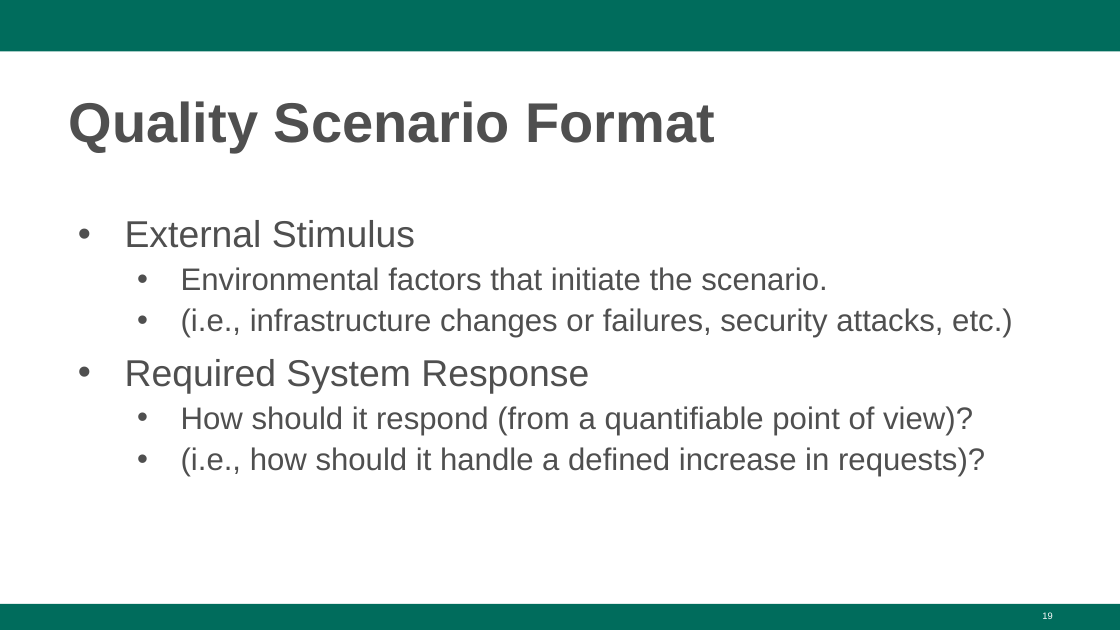
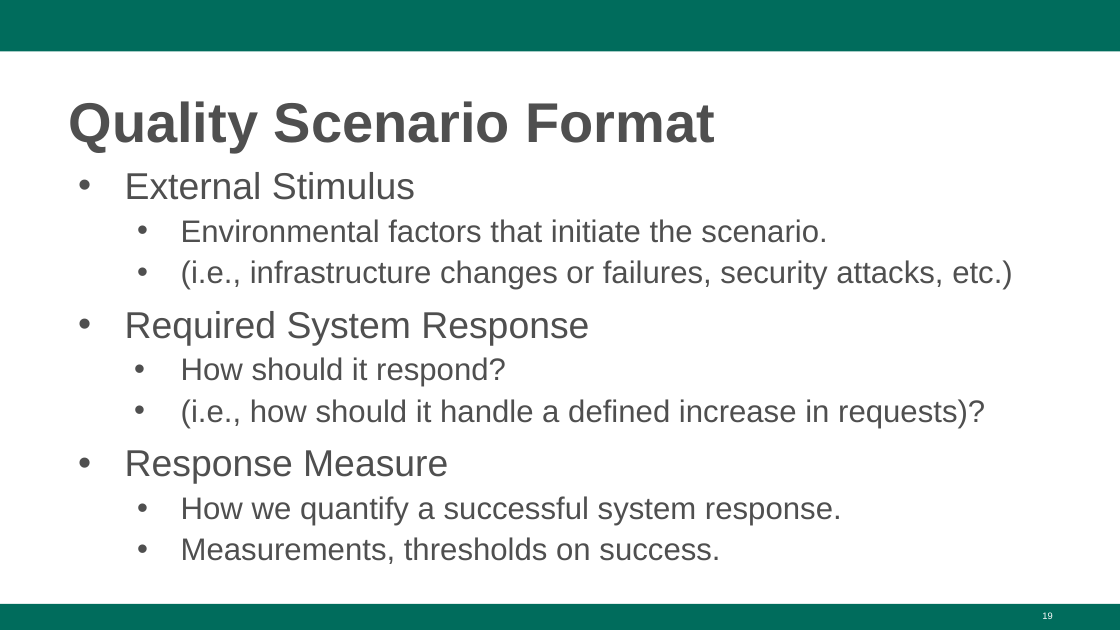
Before and after one commit to Greg4cr/Greg4cr.github.io, a slide deck: slide 19 of courses/spring20dit635/Lectures/Spring20-Lecture2-Dependability.pptx. Drawn at 1120x630 pixels with LibreOffice and Linux fonts; fonts in the diff are those of the drawing; background and template pictures are left out. Boxes give left, top, right and bottom in pixels: in the first picture for what was removed or moved away, otherwise in the second. Text is boxed around its words. In the diff, an @@ line names an element or a change of style, - is before the commit and + after.

Commit message:
Updating slides

```diff
--- a/courses/spring20dit635/Lectures/Spring20-Lecture2-Dependability.pptx
+++ b/courses/spring20dit635/Lectures/Spring20-Lecture2-Dependability.pptx
@@ text "External Stimulus": place and size @@
-text "External Stimulus" at (125, 220, 1013, 476)
+text "External Stimulus" at (125, 172, 1013, 564)
@@ text at (181, 357, 506, 387): text changed @@
-  • How should it respond (from a quantifiable point of view)?
+  • How should it respond?
@@ text at (181, 399, 985, 428): indent changed @@
@@ text at (125, 450, 842, 564): paragraphs added @@
+• Response Measure
+  • How we quantify a successful system response.
+  • Measurements, thresholds on success.
```
Also in this commit, not shown: 1 other file.
